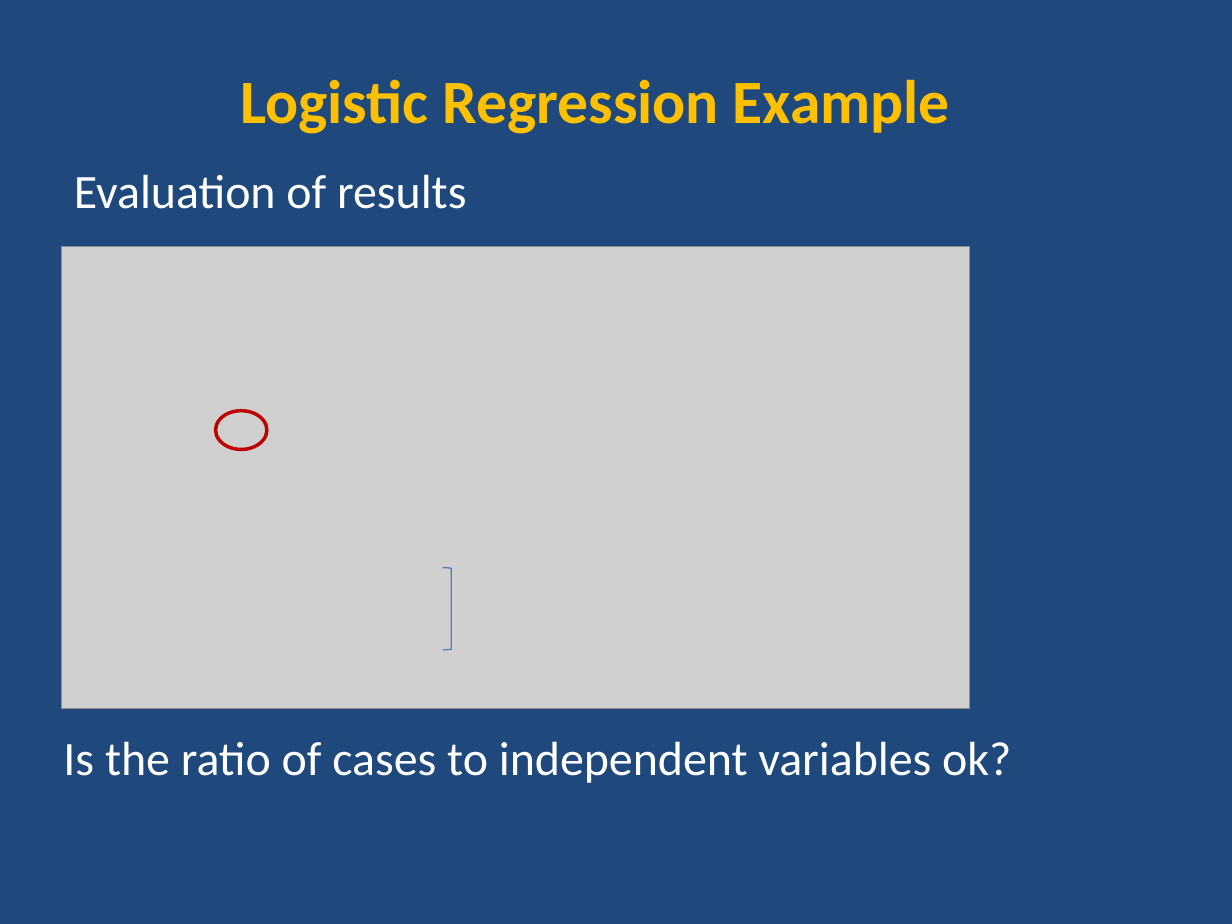
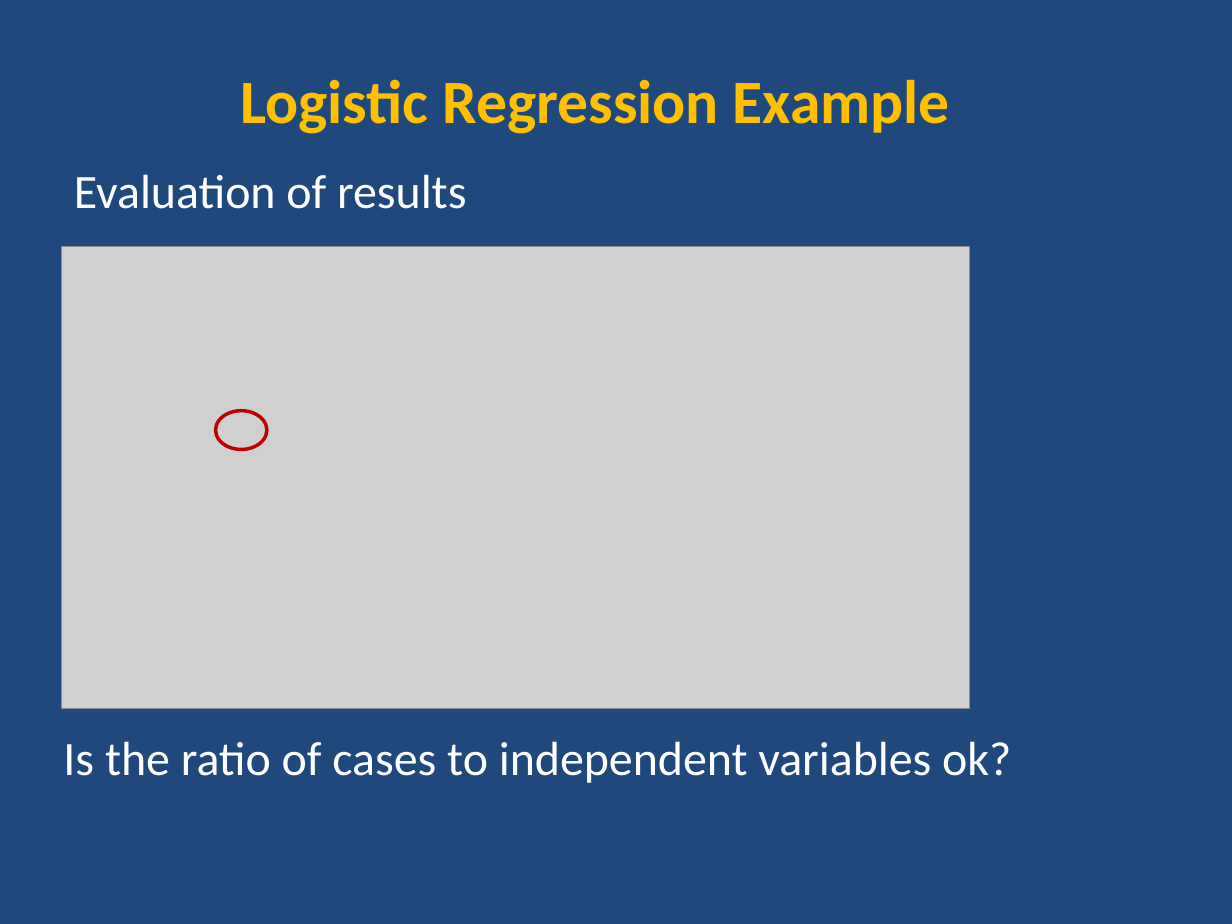
Before and after one commit to ncss-tech/stats_for_soil_survey, a slide deck: slide 9 of presentations/7_logistic_regression/Logistic.pptx. Drawn at 1232x924 pixels with LibreOffice and Linux fonts; fonts in the diff are those of the drawing; grey boxes stand for pictures. Boxes give left, top, right and bottom in pixels: in the first picture for what was removed or moved away, otherwise in the second. Text is boxed around its words. In the diff, an @@ line names an element or a change of style, - is before the commit and + after.

```diff
--- a/presentations/7_logistic_regression/Logistic.pptx
+++ b/presentations/7_logistic_regression/Logistic.pptx
@@ right bracket removed at (444,568,452,650) @@
```
Also in this commit, not shown: 1 other slide changed, 7 other files.
